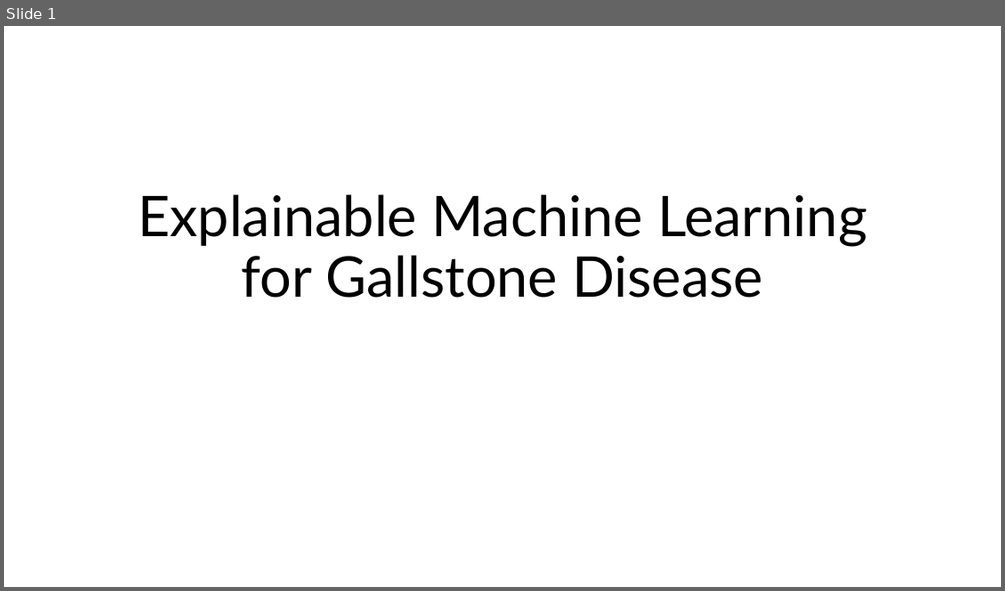
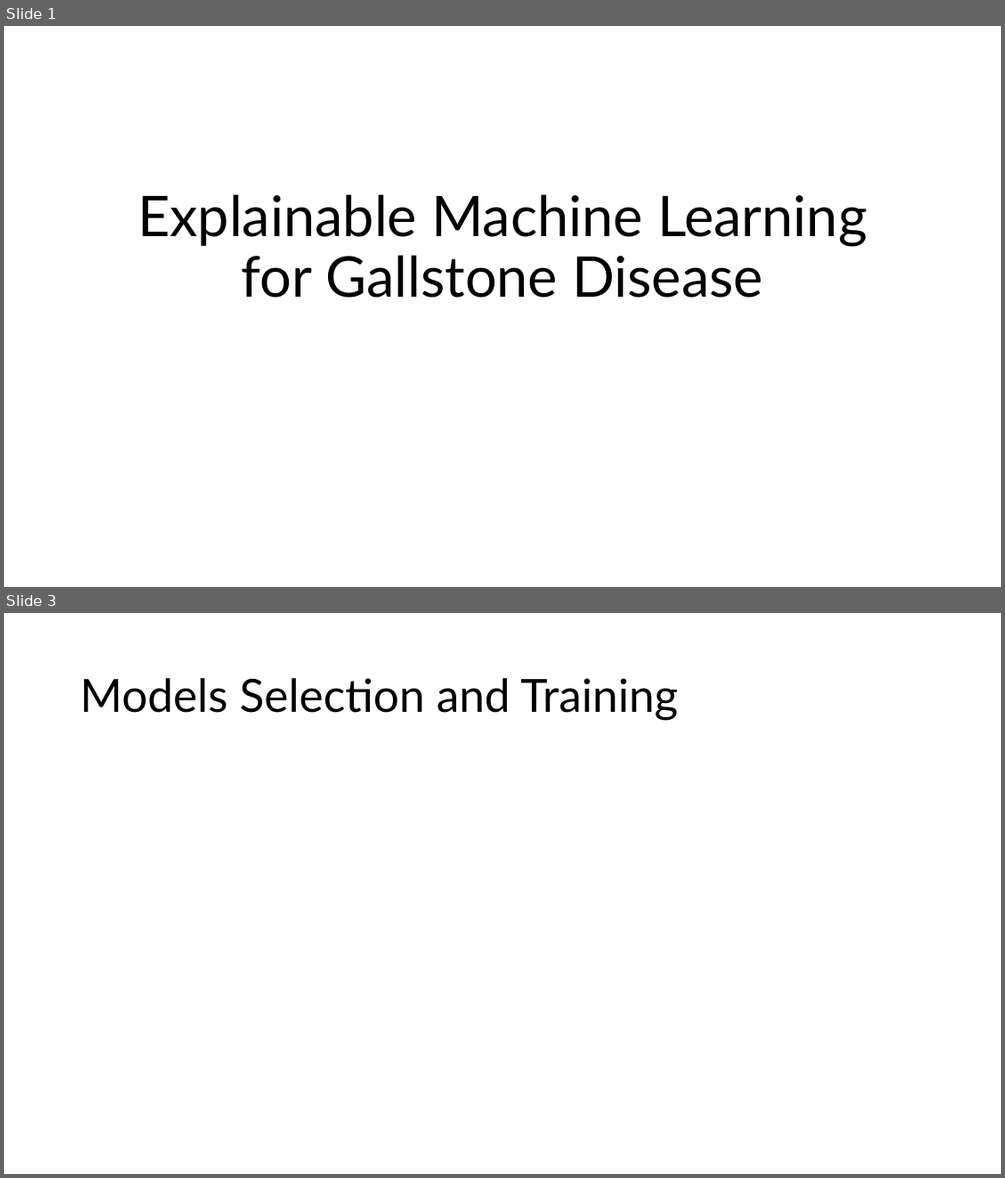
Before and after one commit to MatteoSoldini/DAT540_project, a slide deck: presentation.pptx. Shown one above the other, each under a label of ours: slide 1 before the commit, slides 1 and 3 after it; the slides between them are not shown. The pictures are 1005x591 and 1005x1178 pixels, drawn with LibreOffice and Linux fonts; fonts in the diff are those of the drawing. Boxes give left, top, right and bottom in pixels: in the first picture for what was removed or moved away, otherwise in the second. Text is boxed around its words. In the diff, an @@ line names an element or a change of style, - is before the commit and + after.

```diff
--- a/presentation.pptx
+++ b/presentation.pptx
@@ slide 3 added at bbox=[4, 613, 1001, 1174], background #FFFFFF @@
@@ title added at bbox=[80, 678, 678, 720], 44 pt, text #000000 @@
+Models Selection and Training
```
Also in this commit, not shown: 2 other slides added.
